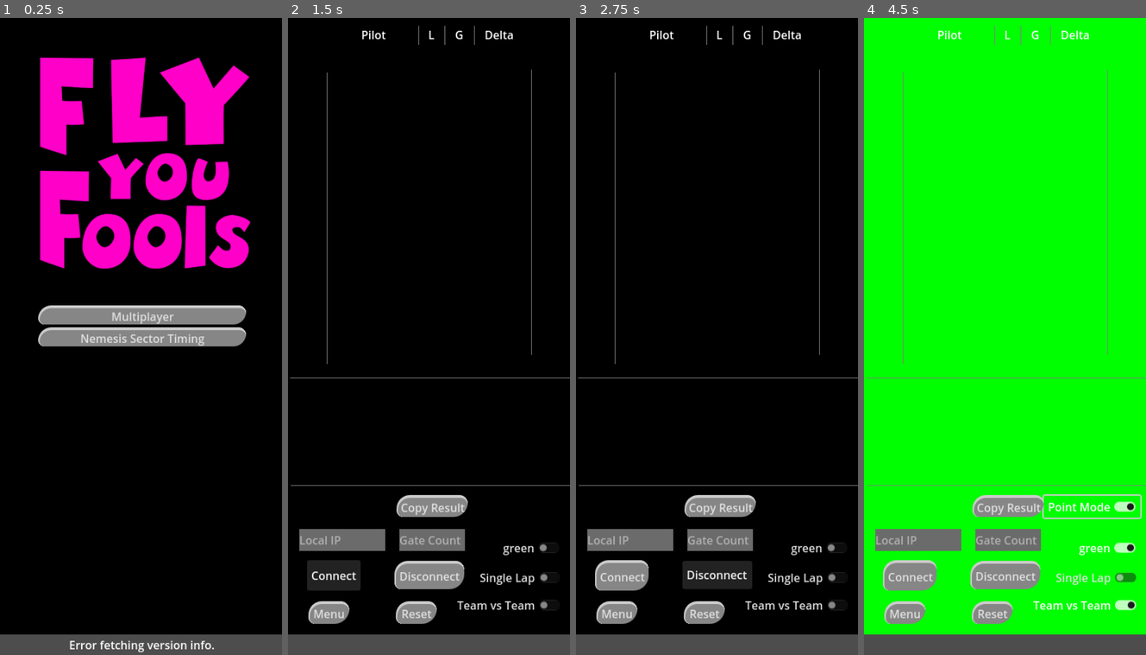
Above: before the commit, frames 1-4 (left to right).
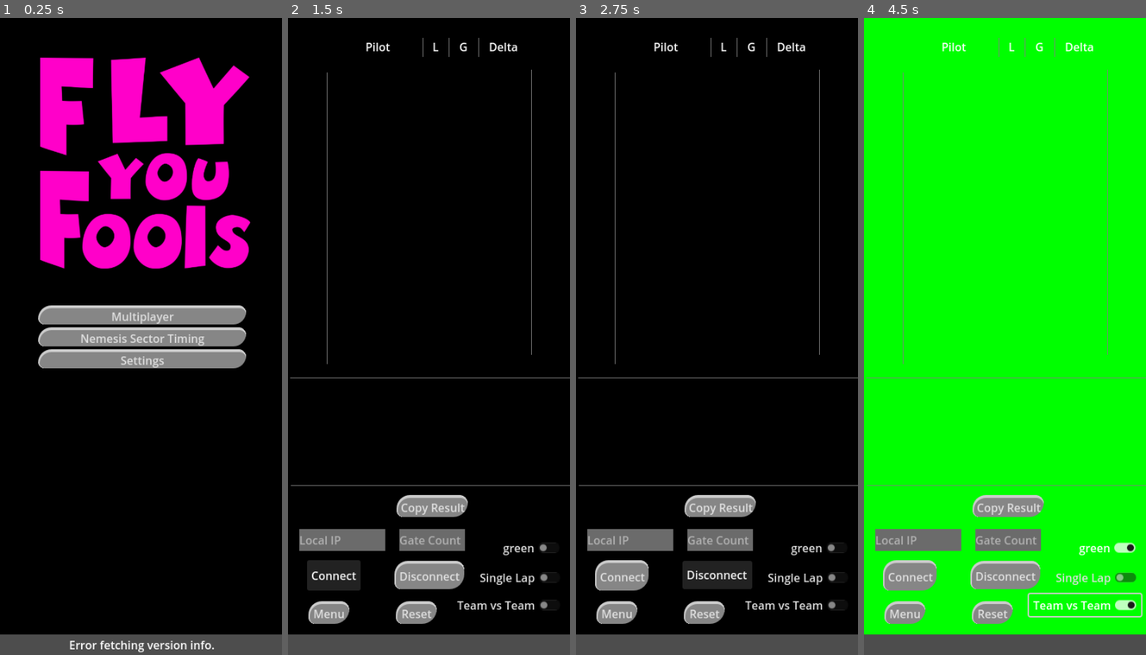
Above: after the commit, the same moments.

Repository: gManbio/VD-WS-Overlay
Game: Godot game, scene res://Menu.tscn
The game is run twice, just before and just after one commit, with the same random seed, the same clock (stepped at 60 frames per second) and the same inputs.
Inputs (mouse positions are in pixels of both pictures, inside the frame that each line leads up to):
- Up to frame 1 (0.25 s): no input
- Up to frame 2 (1.5 s): click "Multiplayer" at 0.5 s; click "Connect" at 1.25 s
- Up to frame 3 (2.75 s): click "Disconnect" at 2 s
- Up to frame 4 (4.5 s): click "green" at 2.75 s; click "Team vs Team" at 3.5 s; click (1092, 508) at 4.25 s, where only the run before the commit has a clickable "Point Mode"

The runs differ from the first frame. In frame 1, 2.2% of the frame differs, in the area x 13-88%, y 52-55%; in frame 2, 0.5%; in frame 3, 0.5%; in frame 4, 1.3%.
Error in both runs: Invalid access of index '-1' on a base object of type: 'PackedStringArray'. (res://ws_new_main.gd:37)

Commit message:
Settings Started
Menu layout... still working otu resizable interface.

Diff:
--- a/Menu.gd
+++ b/Menu.gd
@@ -11,3 +11,7 @@
 
 func _on_nem_mode_button_pressed():
 	get_tree().change_scene_to_file("res://NemesisMode.tscn")
+
+
+func _on_settings_button_pressed():
+	get_tree().change_scene_to_file("res://Settings.tscn")
--- a/Menu.tscn
+++ b/Menu.tscn
@@ -47,6 +47,12 @@
 theme = SubResource("Theme_onv5d")
 text = "Nemesis Sector Timing"
 
+[node name="Settings" type="Button" parent="VBoxContainer"]
+layout_mode = 2
+focus_mode = 0
+theme = SubResource("Theme_onv5d")
+text = "Settings"
+
 [node name="Button Action" type="Timer" parent="."]
 wait_time = 1.5
 one_shot = true
@@ -66,10 +72,11 @@
 
 [node name="UpdateScript" type="Node" parent="."]
 script = ExtResource("4_7csw0")
-CURRENT_VERSION = "1.0.1"
+CURRENT_VERSION = "1.1.0"
 
 [node name="VersionCheckRequest" type="HTTPRequest" parent="UpdateScript"]
 
 [connection signal="pressed" from="VBoxContainer/Multi_Mode_button" to="." method="_on_multi_mode_button_pressed"]
 [connection signal="pressed" from="VBoxContainer/Nem_Mode_Button" to="." method="_on_nem_mode_button_pressed"]
+[connection signal="pressed" from="VBoxContainer/Settings" to="." method="_on_settings_button_pressed"]
 [connection signal="request_completed" from="UpdateScript/VersionCheckRequest" to="UpdateScript" method="_on_VersionCheckRequest_request_completed"]
--- a/NewMain.tscn
+++ b/NewMain.tscn
@@ -34,21 +34,25 @@
 color = Color(0, 0, 0, 1)
 
 [node name="Control" type="Control" parent="."]
+layout_direction = 1
 layout_mode = 3
-anchor_right = 0.339
+anchors_preset = 15
+anchor_right = 1.0
 anchor_bottom = 1.0
-offset_right = 0.471985
 grow_horizontal = 2
 grow_vertical = 2
 
 [node name="Hbox-Titles" type="HBoxContainer" parent="Control"]
 custom_minimum_size = Vector2(200, 0)
-layout_direction = 2
-layout_mode = 2
-offset_left = 62.0
-offset_top = 12.0
-offset_right = 330.0
-offset_bottom = 37.0
+layout_mode = 1
+anchors_preset = -1
+anchor_left = 0.175
+anchor_top = 0.032
+anchor_right = 0.84
+anchor_bottom = 0.06
+offset_top = 0.199999
+offset_right = -1.33514e-05
+grow_horizontal = 2
 alignment = 2
 
 [node name="Name" type="Label" parent="Control/Hbox-Titles"]
@@ -102,12 +106,55 @@
 
 [node name="TimingContainer" type="VBoxContainer" parent="Control"]
 layout_mode = 0
-offset_left = 62.0
-offset_top = 50.0
-offset_right = 328.0
-offset_bottom = 371.0
-
-[node name="IP_Input" type="LineEdit" parent="Control"]
+offset_left = 64.0
+offset_top = 68.0
+offset_right = 330.0
+offset_bottom = 389.0
+
+[node name="ScoreContainer" type="HBoxContainer" parent="Control"]
+layout_mode = 0
+offset_left = 2.0
+offset_top = 527.0
+offset_right = 425.0
+offset_bottom = 639.0
+alignment = 1
+
+[node name="HSeparator2" type="HSeparator" parent="Control"]
+layout_mode = 0
+offset_left = 5.0
+offset_top = 652.0
+offset_right = 423.0
+offset_bottom = 668.0
+
+[node name="HSeparator" type="HSeparator" parent="Control"]
+layout_mode = 0
+offset_left = 4.0
+offset_top = 500.0
+offset_right = 422.0
+offset_bottom = 516.0
+
+[node name="VSeparator2" type="VSeparator" parent="Control"]
+layout_mode = 0
+offset_left = 341.0
+offset_top = 74.0
+offset_right = 349.0
+offset_bottom = 475.0
+
+[node name="VSeparator" type="VSeparator" parent="Control"]
+layout_mode = 0
+offset_left = 49.0
+offset_top = 78.0
+offset_right = 61.0
+offset_bottom = 488.0
+
+[node name="Options" type="Control" parent="Control"]
+layout_mode = 1
+anchor_right = 1.073
+anchor_bottom = 0.967
+offset_right = 0.164971
+offset_bottom = -0.43206
+
+[node name="IP_Input" type="LineEdit" parent="Control/Options"]
 layout_mode = 1
 anchors_preset = -1
 offset_left = 16.0
@@ -117,7 +164,7 @@
 theme = SubResource("Theme_0k7v3")
 placeholder_text = "Local IP"
 
-[node name="Connect Button" type="Button" parent="Control"]
+[node name="Connect Button" type="Button" parent="Control/Options"]
 layout_mode = 1
 anchors_preset = -1
 offset_left = 27.0
@@ -130,7 +177,7 @@
 theme = ExtResource("4_rdpxc")
 text = "Connect"
 
-[node name="DC Button" type="Button" parent="Control"]
+[node name="DC Button" type="Button" parent="Control/Options"]
 layout_mode = 1
 offset_left = 151.0
 offset_top = 767.0
@@ -140,7 +187,7 @@
 theme = SubResource("Theme_svhul")
 text = "Disconnect"
 
-[node name="Gate Count" type="LineEdit" parent="Control"]
+[node name="Gate Count" type="LineEdit" parent="Control/Options"]
 layout_mode = 1
 anchors_preset = -1
 offset_left = 158.0
@@ -150,7 +197,7 @@
 theme = SubResource("Theme_h14tp")
 placeholder_text = "Gate Count"
 
-[node name="CheckButton" type="CheckButton" parent="Control"]
+[node name="CheckButton" type="CheckButton" parent="Control/Options"]
 layout_mode = 0
 offset_left = 299.0
 offset_top = 733.0
@@ -158,7 +205,7 @@
 offset_bottom = 764.0
 text = "green"
 
-[node name="CheckButton2" type="CheckButton" parent="Control"]
+[node name="CheckButton2" type="CheckButton" parent="Control/Options"]
 layout_mode = 0
 offset_left = 266.0
 offset_top = 775.0
@@ -166,7 +213,7 @@
 offset_bottom = 806.0
 text = "Single Lap"
 
-[node name="CheckButton3" type="CheckButton" parent="Control"]
+[node name="CheckButton3" type="CheckButton" parent="Control/Options"]
 layout_mode = 0
 offset_left = 234.0
 offset_top = 814.0
@@ -174,15 +221,37 @@
 offset_bottom = 845.0
 text = "Team vs Team"
 
-[node name="ScoreContainer" type="HBoxContainer" parent="Control"]
-layout_mode = 0
-offset_left = 2.0
-offset_top = 527.0
-offset_right = 425.0
-offset_bottom = 639.0
-alignment = 1
-
-[node name="Pointmode" type="CheckButton" parent="Control"]
+[node name="Reset Pilots" type="Button" parent="Control/Options"]
+layout_mode = 0
+offset_left = 153.0
+offset_top = 824.0
+offset_right = 211.0
+offset_bottom = 856.0
+focus_mode = 0
+theme = SubResource("Theme_svhul")
+text = "Reset"
+
+[node name="menu" type="Button" parent="Control/Options"]
+layout_mode = 0
+offset_left = 29.0
+offset_top = 824.0
+offset_right = 87.0
+offset_bottom = 856.0
+focus_mode = 0
+theme = SubResource("Theme_rt1a0")
+text = "Menu"
+
+[node name="CopyToClipboardButton" type="Button" parent="Control/Options"]
+layout_mode = 0
+offset_left = 154.0
+offset_top = 674.0
+offset_right = 255.0
+offset_bottom = 705.0
+focus_mode = 0
+theme = ExtResource("4_rdpxc")
+text = "Copy Result"
+
+[node name="Pointmode" type="CheckButton" parent="Control/Options"]
 visible = false
 layout_mode = 0
 offset_left = 255.0
@@ -191,64 +260,6 @@
 offset_bottom = 706.0
 text = "Point Mode"
 
-[node name="HSeparator2" type="HSeparator" parent="Control"]
-layout_mode = 0
-offset_left = 5.0
-offset_top = 652.0
-offset_right = 423.0
-offset_bottom = 668.0
-
-[node name="HSeparator" type="HSeparator" parent="Control"]
-layout_mode = 0
-offset_left = 4.0
-offset_top = 500.0
-offset_right = 422.0
-offset_bottom = 516.0
-
-[node name="VSeparator2" type="VSeparator" parent="Control"]
-layout_mode = 0
-offset_left = 341.0
-offset_top = 74.0
-offset_right = 349.0
-offset_bottom = 475.0
-
-[node name="VSeparator" type="VSeparator" parent="Control"]
-layout_mode = 0
-offset_left = 49.0
-offset_top = 78.0
-offset_right = 61.0
-offset_bottom = 488.0
-
-[node name="CopyToClipboardButton" type="Button" parent="Control"]
-layout_mode = 0
-offset_left = 154.0
-offset_top = 674.0
-offset_right = 255.0
-offset_bottom = 705.0
-focus_mode = 0
-theme = ExtResource("4_rdpxc")
-text = "Copy Result"
-
-[node name="Reset Pilots" type="Button" parent="Control"]
-layout_mode = 0
-offset_left = 153.0
-offset_top = 824.0
-offset_right = 211.0
-offset_bottom = 856.0
-focus_mode = 0
-theme = SubResource("Theme_svhul")
-text = "Reset"
-
-[node name="menu" type="Button" parent="Control"]
-layout_mode = 0
-offset_left = 29.0
-offset_top = 824.0
-offset_right = 87.0
-offset_bottom = 856.0
-focus_mode = 0
-theme = SubResource("Theme_rt1a0")
-text = "Menu"
-
 [node name="HeartbeatTimer" type="Timer" parent="."]
 wait_time = 10.0
 
@@ -259,15 +270,15 @@
 [node name="Polling Timer" type="Timer" parent="."]
 wait_time = 0.25
 
-[connection signal="pressed" from="Control/Connect Button" to="." method="_on_Button_pressed"]
-[connection signal="pressed" from="Control/DC Button" to="." method="_on_disconnect_pressed"]
-[connection signal="toggled" from="Control/CheckButton" to="." method="_on_check_button_toggled"]
-[connection signal="toggled" from="Control/CheckButton2" to="." method="_on_Barmode_toggle_pressed"]
-[connection signal="toggled" from="Control/CheckButton3" to="." method="_on_TeamvsTeam_toggle_pressed"]
-[connection signal="toggled" from="Control/Pointmode" to="." method="_on_pointmode_toggled"]
-[connection signal="pressed" from="Control/CopyToClipboardButton" to="." method="_on_copy_to_clipboard_button_pressed"]
-[connection signal="pressed" from="Control/Reset Pilots" to="." method="reset_leaderboard"]
-[connection signal="pressed" from="Control/menu" to="." method="_on_menu_button_pressed"]
+[connection signal="pressed" from="Control/Options/Connect Button" to="." method="_on_Button_pressed"]
+[connection signal="pressed" from="Control/Options/DC Button" to="." method="_on_disconnect_pressed"]
+[connection signal="toggled" from="Control/Options/CheckButton" to="." method="_on_check_button_toggled"]
+[connection signal="toggled" from="Control/Options/CheckButton2" to="." method="_on_Barmode_toggle_pressed"]
+[connection signal="toggled" from="Control/Options/CheckButton3" to="." method="_on_TeamvsTeam_toggle_pressed"]
+[connection signal="pressed" from="Control/Options/Reset Pilots" to="." method="reset_leaderboard"]
+[connection signal="pressed" from="Control/Options/menu" to="." method="_on_menu_button_pressed"]
+[connection signal="pressed" from="Control/Options/CopyToClipboardButton" to="." method="_on_copy_to_clipboard_button_pressed"]
+[connection signal="toggled" from="Control/Options/Pointmode" to="." method="_on_pointmode_toggled"]
 [connection signal="timeout" from="HeartbeatTimer" to="." method="_on_timer_timeout"]
 [connection signal="timeout" from="Text Renamer" to="." method="_on_text_renamer_timeout"]
 [connection signal="timeout" from="Polling Timer" to="." method="_on_polling_timer_timeout"]
--- /dev/null
+++ b/Settings.tscn
@@ -0,0 +1,51 @@
+[gd_scene format=3 uid="uid://bnjj1885aivsl"]
+
+[node name="Control" type="Control"]
+layout_mode = 3
+anchors_preset = 15
+anchor_right = 1.0
+anchor_bottom = 1.0
+offset_right = 8.0
+offset_bottom = 6.0
+grow_horizontal = 2
+grow_vertical = 2
+
+[node name="ColorRect" type="ColorRect" parent="."]
+layout_mode = 1
+anchors_preset = -1
+anchor_right = 1.067
+anchor_bottom = 1.04
+offset_right = 0.199987
+offset_bottom = -65.0
+grow_horizontal = 2
+grow_vertical = 2
+color = Color(0, 0, 0, 1)
+
+[node name="TabContainer" type="TabContainer" parent="."]
+layout_mode = 0
+offset_right = 428.0
+offset_bottom = 881.0
+current_tab = 1
+
+[node name="Preferences" type="VBoxContainer" parent="TabContainer"]
+visible = false
+layout_mode = 2
+
+[node name="CheckButton" type="CheckButton" parent="TabContainer/Preferences"]
+layout_mode = 2
+text = "asegfafgdasf"
+
+[node name="Config" type="VBoxContainer" parent="TabContainer"]
+layout_mode = 2
+
+[node name="CheckButton" type="CheckButton" parent="TabContainer/Config"]
+layout_mode = 2
+text = "asegfafgdasf"
+
+[node name="CheckButton2" type="CheckButton" parent="TabContainer/Config"]
+layout_mode = 2
+text = "asegfafgdasf"
+
+[node name="CheckButton3" type="CheckButton" parent="TabContainer/Config"]
+layout_mode = 2
+text = "asegfafgdasf"
--- a/project.godot
+++ b/project.godot
@@ -20,7 +20,7 @@
 
 window/size/viewport_width=400
 window/size/viewport_height=900
-window/size/resizable=false
+window/size/always_on_top=true
 window/vsync/vsync_mode=0
 
 [input]
--- a/ws_new_main.gd
+++ b/ws_new_main.gd
@@ -5,7 +5,7 @@
 var pilots = []
 
 @onready var bg_rect = $ColorRect
-@onready var connect_button = $"Control/Connect Button"
+@onready var connect_button = $"Control/Options/Connect Button"
 
 var ip_complete = false
 var connected = false
@@ -33,7 +33,7 @@
 	Engine.max_fps = FPS
 
 	var ip_addresses = IP.get_local_addresses()
-	var ip_input = $Control/IP_Input
+	var ip_input = $Control/Options/IP_Input
 	ip_input.text = ip_addresses[-1]
 
 	$HeartbeatTimer.start()
